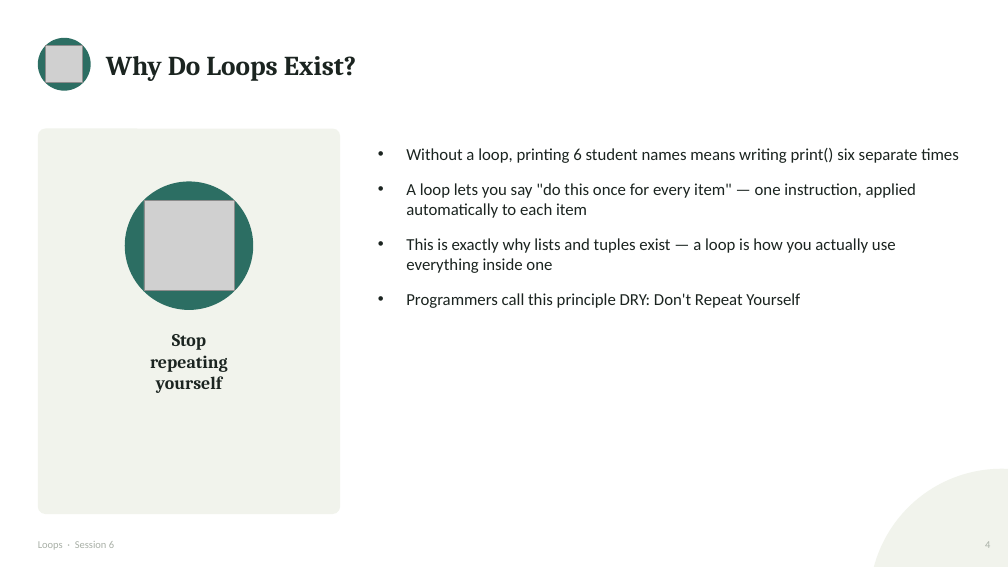
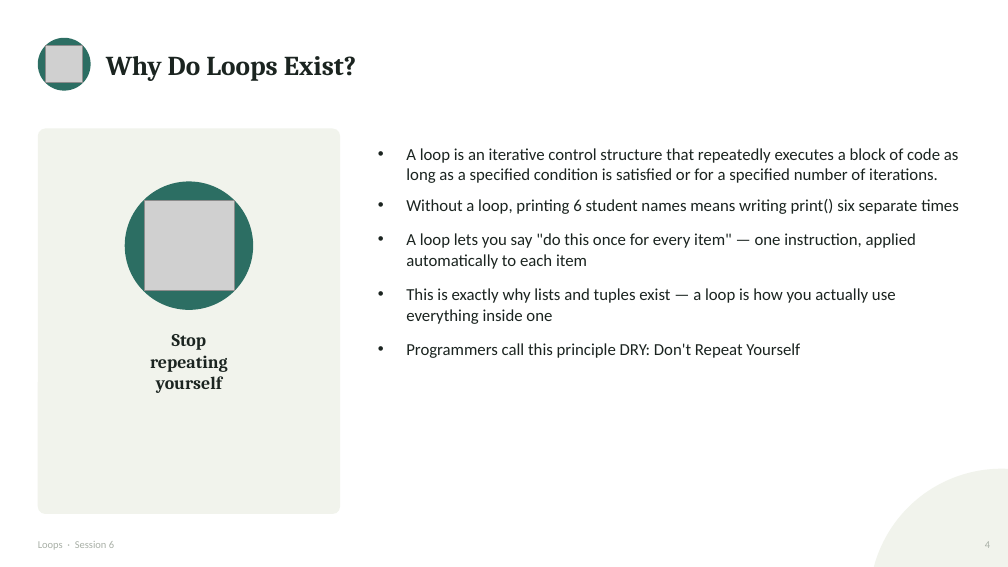
Before and after one commit to waseem-development/ai-ml-course, a slide deck: slide 4 of slides/1_python_slides/5_loops.pptx. Drawn at 1008x567 pixels with LibreOffice and Linux fonts; fonts in the diff are those of the drawing; grey boxes stand for pictures. Boxes give left, top, right and bottom in pixels: in the first picture for what was removed or moved away, otherwise in the second. Text is boxed around its words. In the diff, an @@ line names an element or a change of style, - is before the commit and + after.

Commit message:
For and while Loop basics covered

```diff
--- a/slides/1_python_slides/5_loops.pptx
+++ b/slides/1_python_slides/5_loops.pptx
@@ text at bbox=[406, 148, 959, 183]: paragraph added @@
+• A loop is an iterative control structure that repeatedly executes a block of code as long as a specified condition is satisfied or for a specified number of iterations.
```
Also in this commit, not shown: 1 other slide changed, 10 other files.
